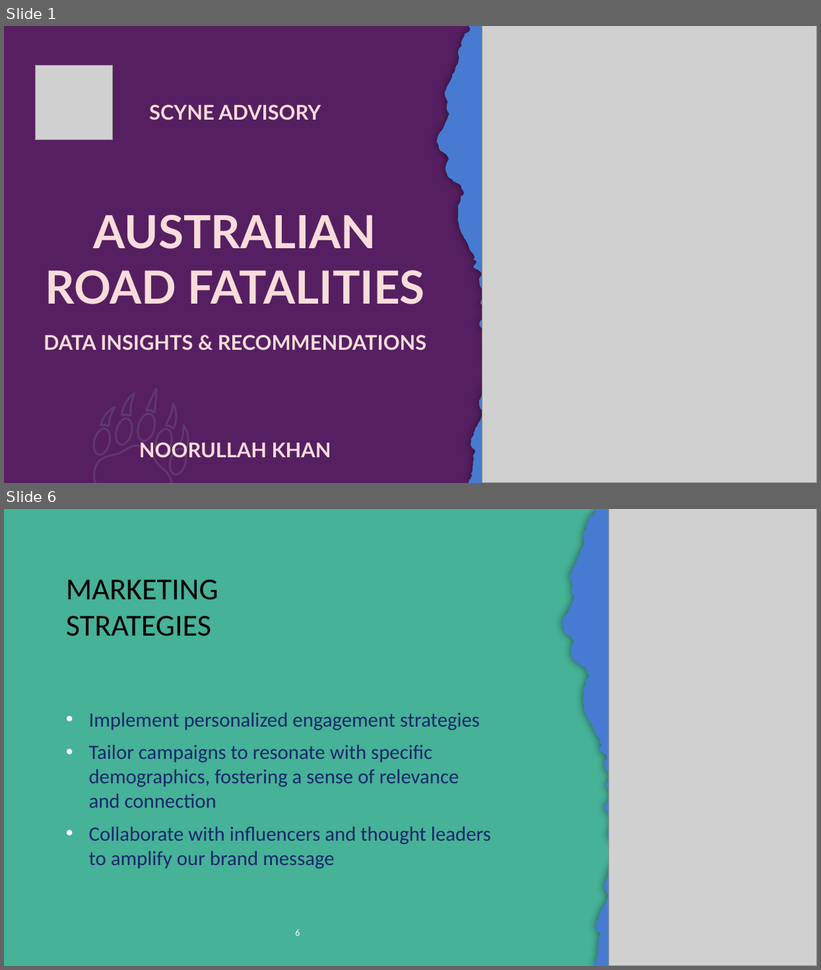
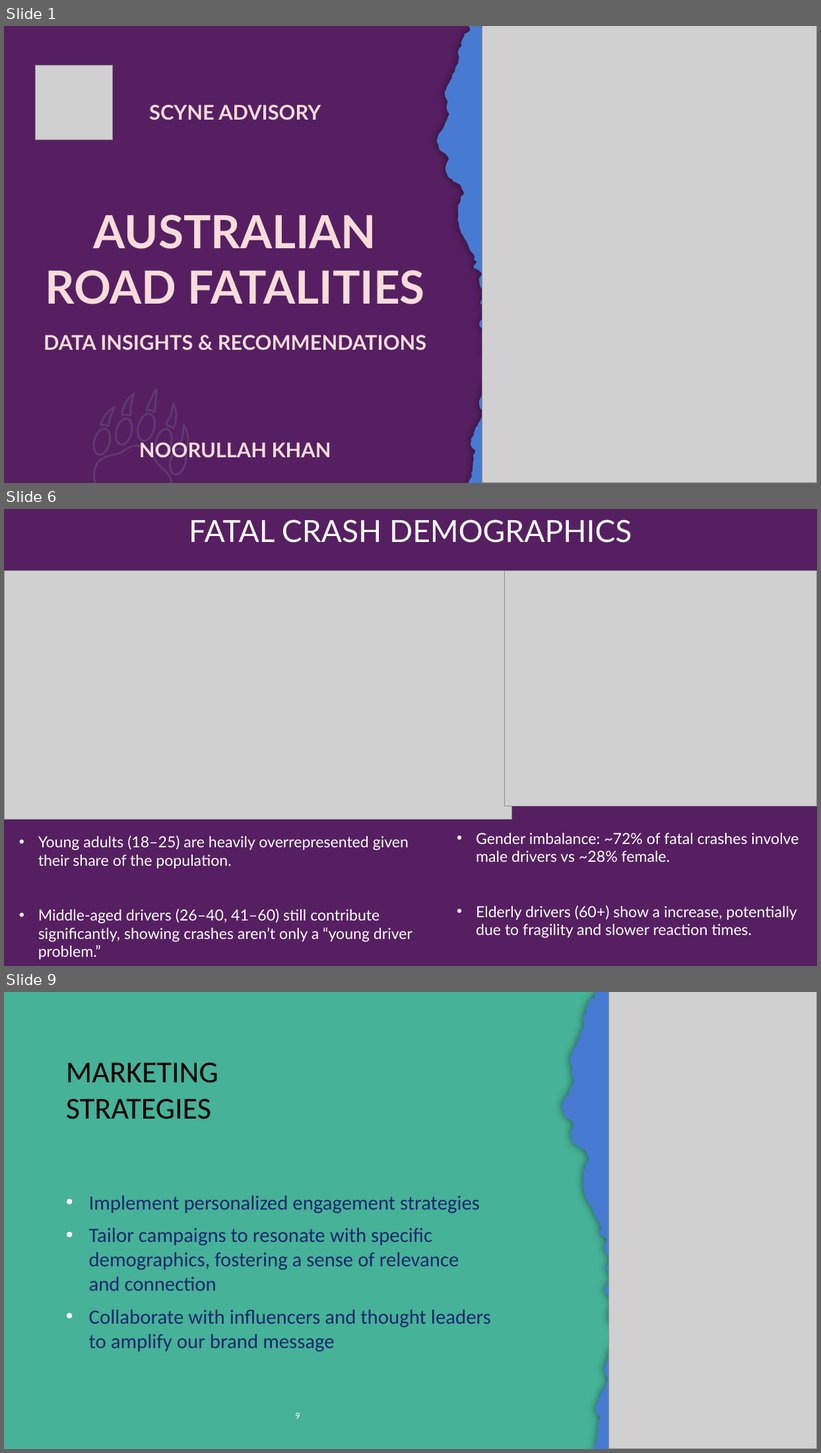
Before and after one commit to NoorullahMuhammadKhan/Noorullah-Khan-Github-Repository, a slide deck: Scyne Advisory Interview/Scyne Advisory Presentation.pptx. Shown one above the other, each under a label of ours: slides 1 and 6 before the commit, slides 1, 6 and 9 after it; the slides between them are not shown. The pictures are 821x970 and 821x1453 pixels, drawn with LibreOffice and Linux fonts; fonts in the diff are those of the drawing; grey boxes stand for pictures; background and template pictures are left out. Boxes give left, top, right and bottom in pixels: in the first picture for what was removed or moved away, otherwise in the second. Text is boxed around its words. In the diff, an @@ line names an element or a change of style, - is before the commit and + after.

```diff
--- a/Scyne Advisory Interview/Scyne Advisory Presentation.pptx
+++ b/Scyne Advisory Interview/Scyne Advisory Presentation.pptx
@@ slide 6 added at [4, 509, 817, 966], background picture (left out) @@
@@ title added at [189, 520, 632, 543], 36 pt, text #FFFFFF @@
+FATAL CRASH DEMOGRAPHICS
@@ picture added at [4, 570, 512, 819] @@
@@ picture added at [505, 570, 817, 806] @@
@@ text added at [38, 836, 413, 960], 18 pt, text #FFFFFF @@
+• Young adults (18–25) are heavily overrepresented given their share of the population.
+• Middle-aged drivers (26–40, 41–60) still contribute significantly, showing crashes aren’t only a “young driver problem.”
@@ text added at [476, 833, 799, 939], 18 pt, text #FFFFFF @@
+• Gender imbalance: ~72% of fatal crashes involve male drivers vs ~28% female.
+• Elderly drivers (60+) show a increase, potentially due to fragility and slower reaction times.
@@ what was slide 6 is now slide 9 @@
@@ page number at [295, 1413, 300, 1419]: text changed @@
-6
+9
```
Also in this commit, not shown: 2 slides changed, 4 other slides added, 2 slides removed, 1 other file.
